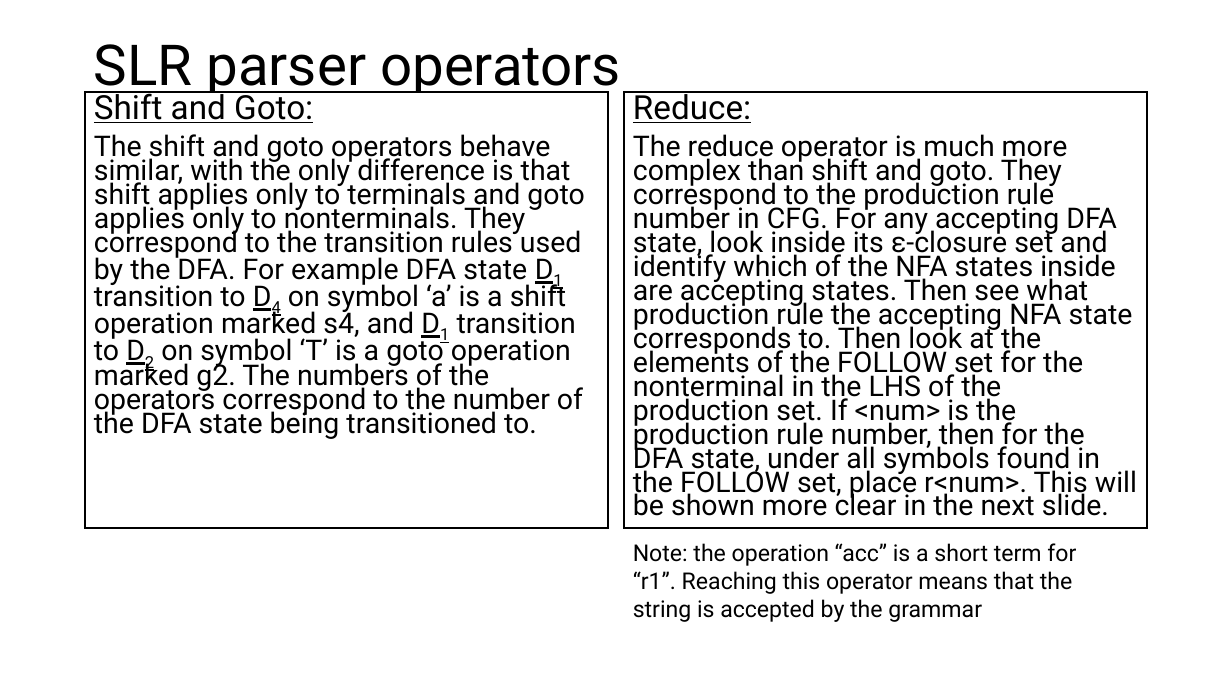
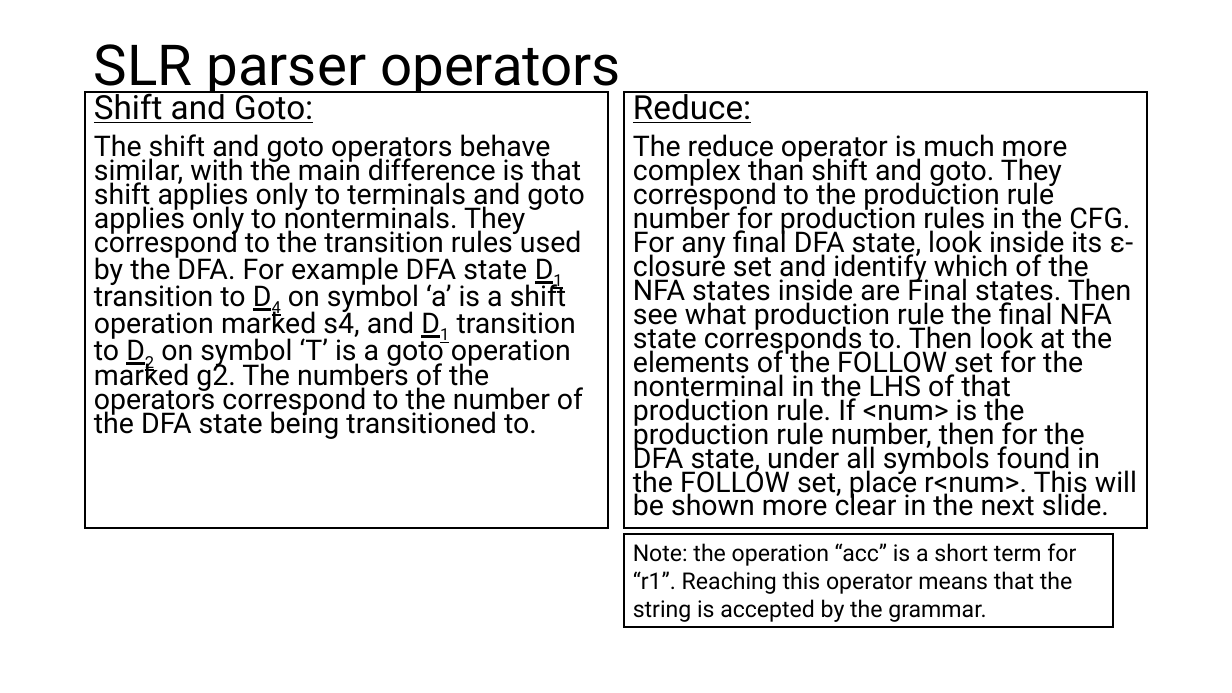
Before and after one commit to Danieldv-s/Research-Materials, a slide deck: slide 43 of Syntax-Analysis/Section2.13Expansion.pptx. Drawn at 1232x693 pixels with LibreOffice and Linux fonts; fonts in the diff are those of the drawing. Boxes give left, top, right and bottom in pixels: in the first picture for what was removed or moved away, otherwise in the second. Text is boxed around its words. In the diff, an @@ line names an element or a change of style, - is before the commit and + after.

Commit message:
Reviewed SLR parser slide

```diff
--- a/Syntax-Analysis/Section2.13Expansion.pptx
+++ b/Syntax-Analysis/Section2.13Expansion.pptx
@@ text at (94,134,584,439): text changed @@
-The shift and goto operators behave similar, with the only difference is that shift applies only to terminals and goto applies only to nonterminals. They correspond to the transition rules used by the DFA. For example DFA state D1 transition to D4 on symbol ‘a’ is a shift operation marked s4, and D1 transition to D2 on symbol ‘T’ is a goto operation marked g2. The numbers of the operators correspond to the number of the DFA state being transitioned to.
+The shift and goto operators behave similar, with the main difference is that shift applies only to terminals and goto applies only to nonterminals. They correspond to the transition rules used by the DFA. For example DFA state D1 transition to D4 on symbol ‘a’ is a shift operation marked s4, and D1 transition to D2 on symbol ‘T’ is a goto operation marked g2. The numbers of the operators correspond to the number of the DFA state being transitioned to.
@@ text at (633,134,1137,516): text changed @@
-The reduce operator is much more complex than shift and goto. They correspond to the production rule number in CFG. For any accepting DFA state, look inside its ε-closure set and identify which of the NFA states inside are accepting states. Then see what production rule the accepting NFA state corresponds to. Then look at the elements of the FOLLOW set for the nonterminal in the LHS of the production set. If <num> is the production rule number, then for the DFA state, under all symbols found in the FOLLOW set, place r<num>. This will be shown more clear in the next slide.
+The reduce operator is much more complex than shift and goto. They correspond to the production rule number for production rules in the CFG. For any final DFA state, look inside its ε-closure set and identify which of the NFA states inside are Final states. Then see what production rule the final NFA state corresponds to. Then look at the elements of the FOLLOW set for the nonterminal in the LHS of that production rule. If <num> is the production rule number, then for the DFA state, under all symbols found in the FOLLOW set, place r<num>. This will be shown more clear in the next slide.
@@ rectangle "Note: the operation “acc” is ...": place and size @@
-rectangle "Note: the operation “acc” is ..." at (633,543,1076,622)
+rectangle "Note: the operation “acc” is ..." at (624,534,1114,628)
@@ rectangle "Note: the operation “acc” is ..." at (624,534,1114,628): fill none to #FFFFFF; outline none to #000000 1.5 pt @@
@@ text in rectangle at (633,543,1076,622): text changed @@
-Note: the operation “acc” is a short term for “r1”. Reaching this operator means that the string is accepted by the grammar
+Note: the operation “acc” is a short term for “r1”. Reaching this operator means that the string is accepted by the grammar.
```
Also in this commit, not shown: 43 other slides changed.
